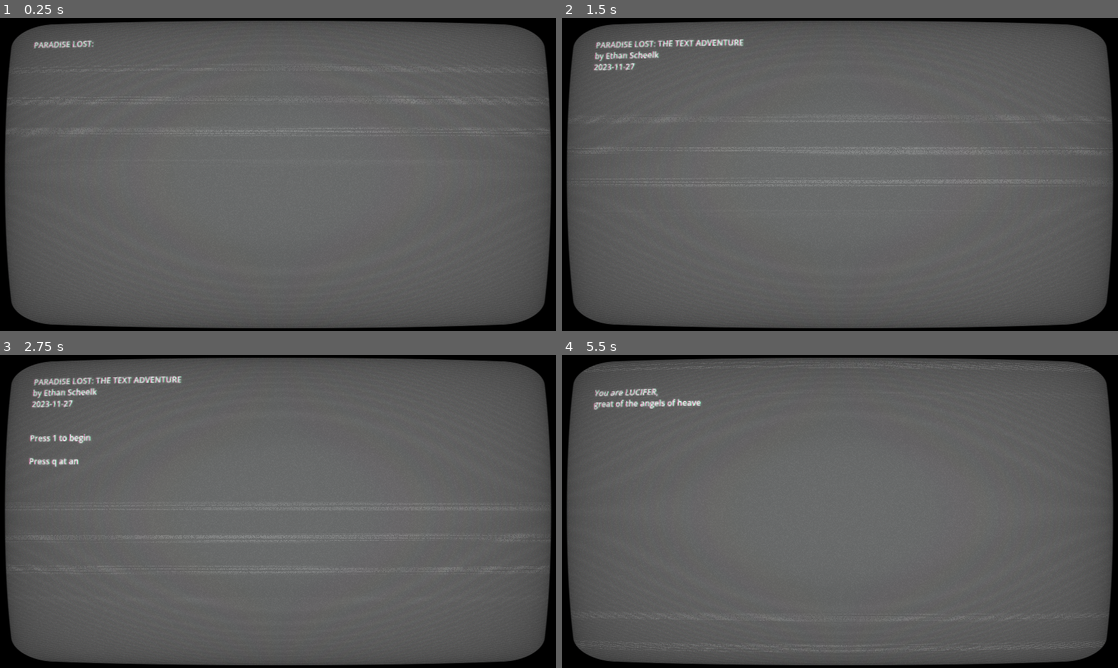
Above: before the commit, frames 1-4 (two rows, left to right).
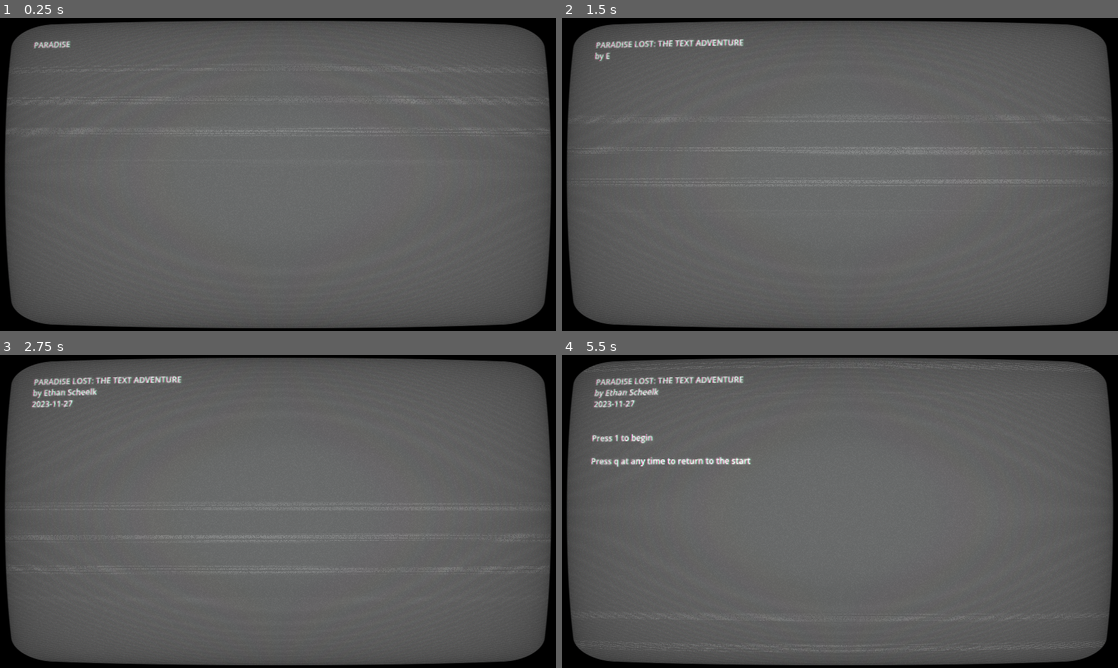
Above: after the commit, the same moments.

Repository: etscheelk/ParadiseLostTheAdventure
Game: Godot game, scene res://Main.tscn
Two runs of this game, one before a commit and one after it. Both use one fixed random seed, a clock stepped at 60 frames per second and the inputs below.
Inputs:
- Up to frame 1 (0.25 s): no input
- Up to frame 2 (1.5 s): hold 1 (1) 0.53-1.28 s; tap 2 (2) at 0.8, 1.35 s
- Up to frame 3 (2.75 s): tap 3 (3) at 1.55 s; hold 3 (3) from 2.03 s (still down); tap 4 (4) at 2.3 s
- Up to frame 4 (5.5 s): release 3 (3) at 2.78 s; tap 4 (4) at 2.85 s; tap 5 (5) at 3.05 s; hold 5 (5) 3.53-4.28 s; tap 6 (6) at 3.8, 4.35 s; tap 1 (1) at 4.55 s; hold 1 (1) from 5.03 s (still down); tap 2 (2) at 5.3 s

The runs differ from the first frame. In frame 1, less than 0.1% of the frame differs, in the area x 13-17%, y 7-10%; in frame 2, 0.3%; in frame 3, 0.3%; in frame 4, 1.6%, in the area x 5-34%, y 6-36%.

Commit message:
Work on no-attend

Diff:
--- a/Main.tscn
+++ b/Main.tscn
@@ -48,8 +48,7 @@
 scroll_following = true
 script = ExtResource("1_1fby8")
 w = ""
-charNF = 0
-spaceNF = 0
+spaceNF = 2
 newLineNF = 10
 
 [connection signal="doneWriting" from="Layout/RichTextLabel" to="." method="on_done_writing"]
--- a/Scripts/Main.gd
+++ b/Scripts/Main.gd
@@ -151,10 +151,11 @@
 
 	'We know not but that it is His wish that His Greatest attend' says BELIAL.
 
-1. If it's important, we will hear of it later
-2. God's messages will ring out all around us for He is everywhere
-3. We will attend upon his request
-4. He is our Lord and his will intrigues me. We will join him and our brethren angels")
+What do you do?
+	1. If it's important, we will hear of it later
+	2. God's messages will ring out all around us for He is everywhere
+	3. We will attend upon his request
+	4. He is our Lord and his will intrigues me. We will join him and our brethren angels")
 		if opt == 2 or opt == 4:
 			loveOfGod += 1
 		else:
@@ -162,13 +163,21 @@
 
 		opt = await getopt([1,2,3,4])
 		if opt == 1 or opt == 2:
+			await writeNormal("
+
+'We shall attend on our Lord's words,' you say.")
+			await cont1()
 			await noattend()
 		elif opt == 3 or opt == 4:
+			await writeNormal("
+
+'We will tread our own path,' you declare.")
+			await cont1()
 			await attend()
 	elif opt == 1:
 		writeNormal("
 
-We will attend the Lord's request--I am very intrigued.")
+You admit to your companions, 'We will attend the Lord's request--I am very intrigued.'")
 		await attend()
 
 	elif opt == 2:
@@ -199,7 +208,73 @@
 
 	await writeNormal("
 
-	This now they see: a tooth of stone of the Heaven conquered by God jutting higher yet than seen before, justly they stood astonished. Snow-capped it stood for seeming leagues ")
+	This now they see: a tooth of stone of the Heaven conquered by God jutting higher yet than seen before, justly they stood astonished. Snow-capped it stood for seeming leagues above them.
+
+	Upon this sight the fiery MOLOCH says: 'Great is the might of God as oft eludes us his sons. Unquenchable his fury it may be and might yet. What great powers else dost our Lord reveal upon this day?'")
+
+	await cont1()
+
+	await writeNormal("
+
+	BEEZLEBUB stands crosswise, 'MOLOCH,' he says, 'Upon your elegizing you mythologize our Lord greater--He takes no form but of a Presence of Heaven--I believe he is knowable, though infinite, if infinite be knowable indeed. ")
+
+	await cont1()
+
+	await writeNormal("
+
+	BELIAL stands a'gleaming before his allies and utters thus: 'Whereof we come is of no doubt, the center of heaven and the right Godly Center of Heaven we pronounce our Lord. Thereof is no doubt. Considering it heavily makes this also a pilgrimage of faith which need not be.")
+
+	await writeNormal("
+
+What do you say?
+	1. I agree with MOLOCH, perhaps we should have strove nearer our Center this day.
+	2. I agree with MOLOCH, I am concerned about the power that God may hold.
+	3. I agree with BEEZLEBUB, we take our forms to grow closer to God and to know Him.
+	4. I agree with BEEZLEBUB, though I stand that the infinite may not be grasped entirely.
+	5. I agree with BELIAL, senseless argument brings us nowhere.
+	6. I agree with BELIAL, a pilgrimage of faith it is not.")
+
+	var opt = await getopt([1,2,3,4,5,6])
+	if opt == 1:
+		await writeNormal("
+
+	You say, 'I agree with MOLOCH, perhaps we should have strove nearer our Center this day...'")
+		pass
+	if opt == 2:
+		await writeNormal("
+
+	You say, 'I agree with MOLOCH, I am concerned about the power that God may hold...'")
+		pass
+	if opt == 3:
+		await writeNormal("
+
+	You say, 'I agree with BEEZLEBUB, we take our forms to grow closer to God and to know Him...'")
+		pass
+	if opt == 4:
+		await writeNormal("
+
+	You say, 'I agree with BEEZLEBUB, though I stand that the infinite may not be grasped entirely...'")
+		pass
+	if opt == 5:
+		await writeNormal("
+
+	You say, 'I agree with BELIAL, senseless argument brings us nowhere...'")
+		pass
+	if opt == 6:
+		await writeNormal("
+
+	You say, 'I agree with BELIAL, a pilgrimage of faith it is not...'")
+		pass
+
+	await writeNormal("
+
+	Just as your last words fall silent the ground shakes and the tooth of rock far off reverbrates and rings, reflecting within itself and near its root, as a call in empty room or wave in clear pond, like that nymph Echo. Thrice you hear it ring and upon the third the mountain shakes. At the final call a great rush of leaden snow rolls down the side battering all in its way. Residual shakes make your feet uneasy--trees tremble and the world remains silent out of respect.")
+
+	await cont1("\n\n1. What is happening?")
+
+	writeNormal("")
+
+
 
 
 func secondDirectionLook():
Binary file added: SatanFall.jpg
Not shown, added: SatanFall.jpg.import
Binary file added: SatanFall2.jpg
Not shown, added: SatanFall2.jpg.import
